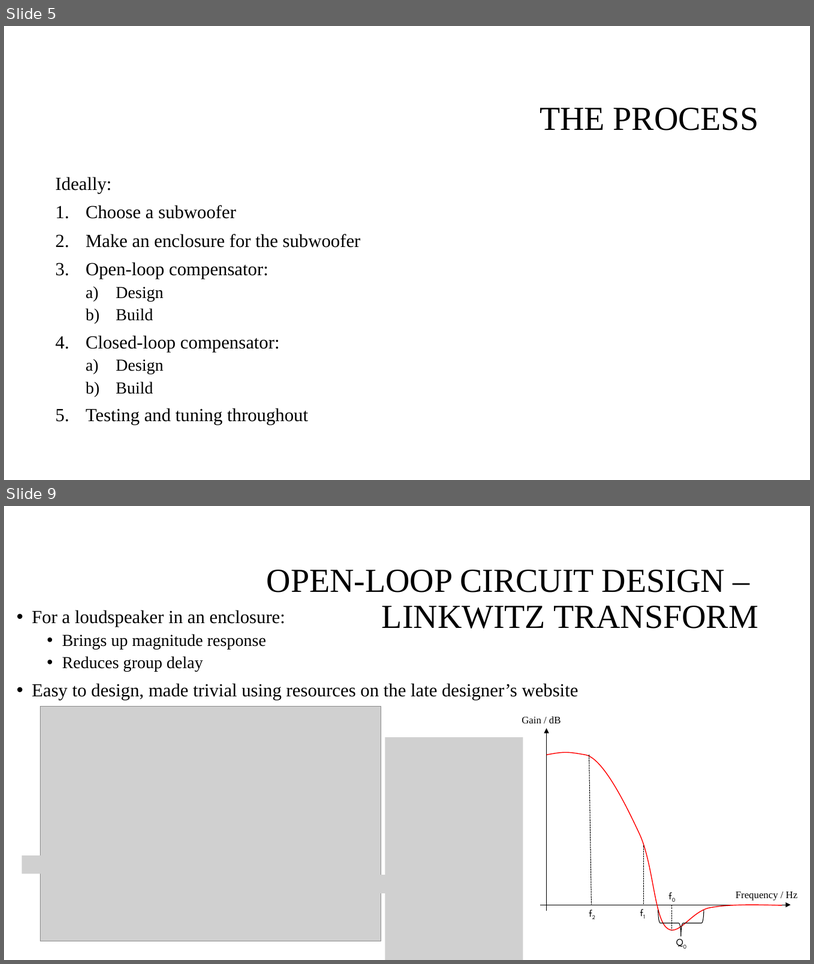
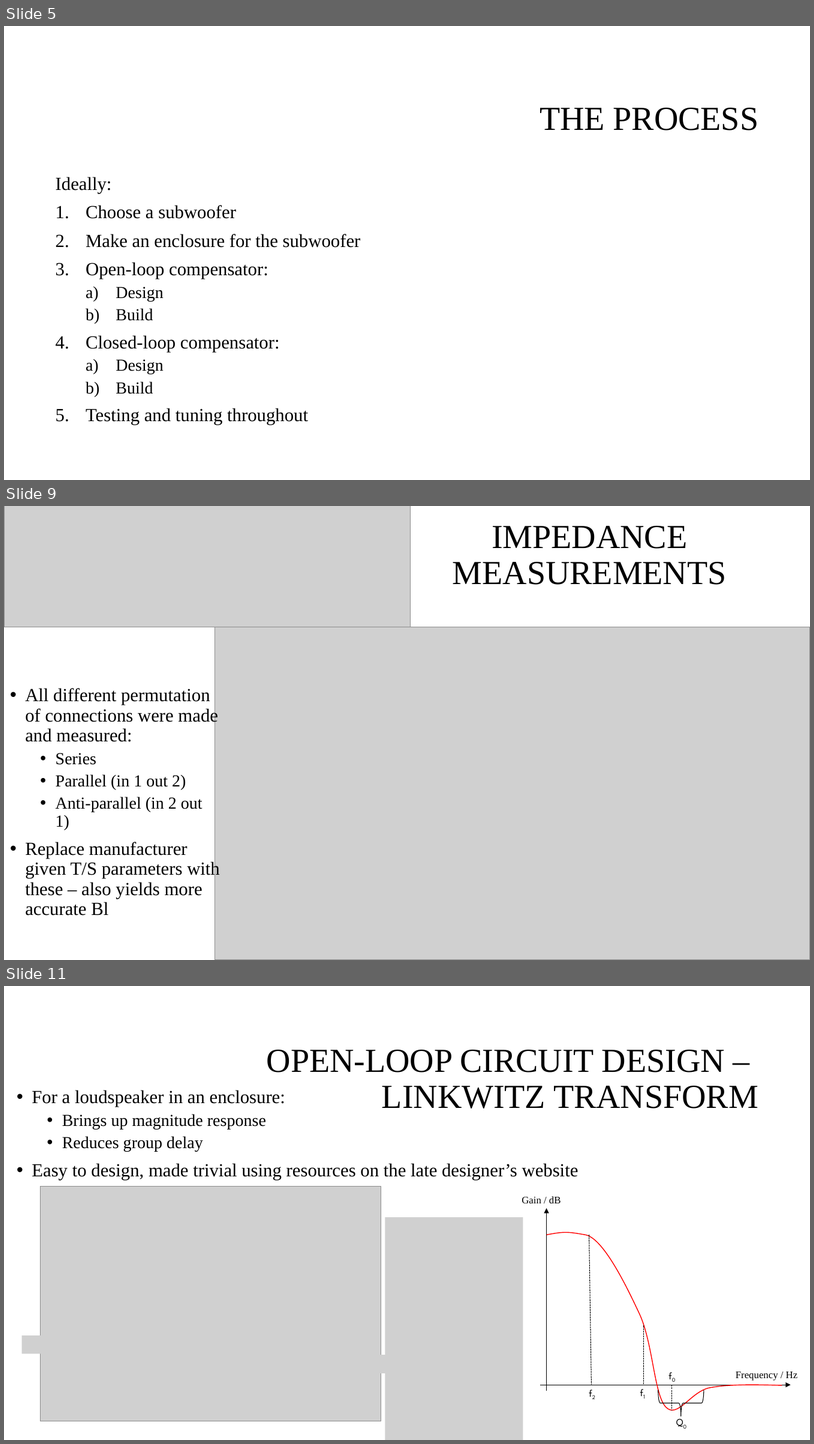
Before and after one commit to spez1998/3rd-year-project, a slide deck: Deliverables/2ndMarkerViva/viva_presentation.pptx. Shown one above the other, each under a label of ours: slides 5 and 9 before the commit, slides 5, 9 and 11 after it; the slides between them are not shown. The pictures are 814x964 and 814x1444 pixels, drawn with LibreOffice and Linux fonts; fonts in the diff are those of the drawing; grey boxes stand for pictures; background and template pictures are left out. Boxes give left, top, right and bottom in pixels: in the first picture for what was removed or moved away, otherwise in the second. Text is boxed around its words. In the diff, an @@ line names an element or a change of style, - is before the commit and + after.

```diff
--- a/Deliverables/2ndMarkerViva/viva_presentation.pptx
+++ b/Deliverables/2ndMarkerViva/viva_presentation.pptx
@@ slide 9 added at [4,506,810,960], background #FFFFFF @@
@@ picture added at [4,506,411,627] @@
@@ title added at [453,526,727,585], 40 pt, text #000000 @@
+IMPEDANCE
+MEASUREMENTS
@@ picture added at [215,627,810,960] @@
@@ text added at [25,688,220,898], 22 pt, text #000000 @@
+• All different permutation of connections were made and measured:
+  • Series
+  • Parallel (in 1 out 2)
+  • Anti-parallel (in 2 out 1)
+• Replace manufacturer given T/S parameters with these – also yields more accurate Bl
@@ what was slide 9 is now slide 11 @@
```
Also in this commit, not shown: 3 slides changed, 2 other slides added, 1 slide removed.
